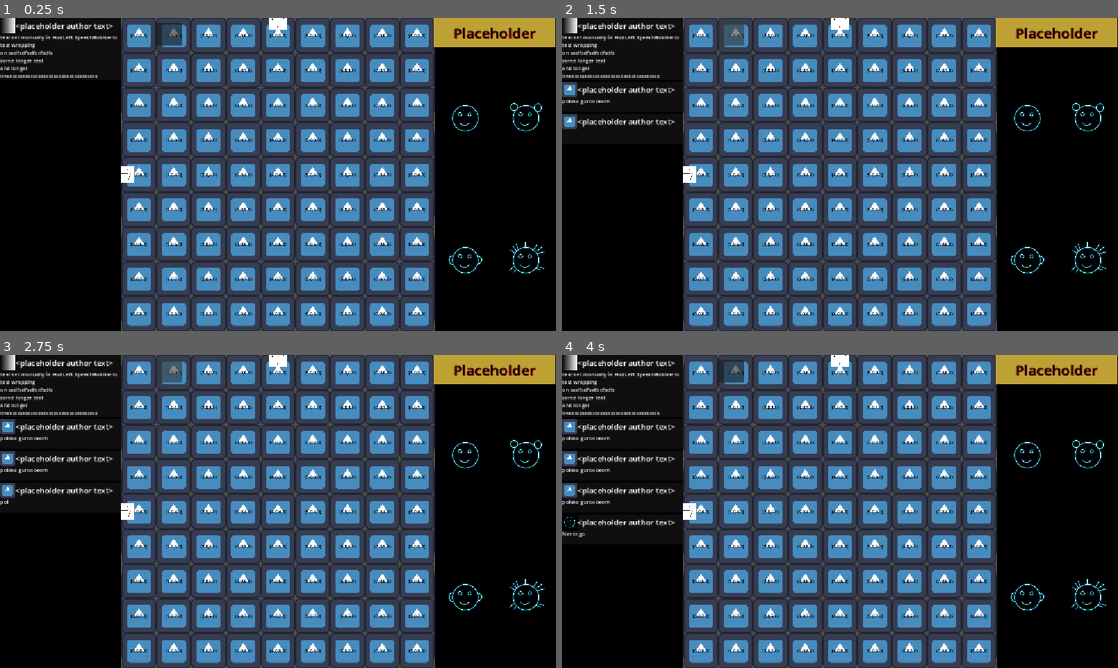
Above: before the commit, frames 1-4 (two rows, left to right).
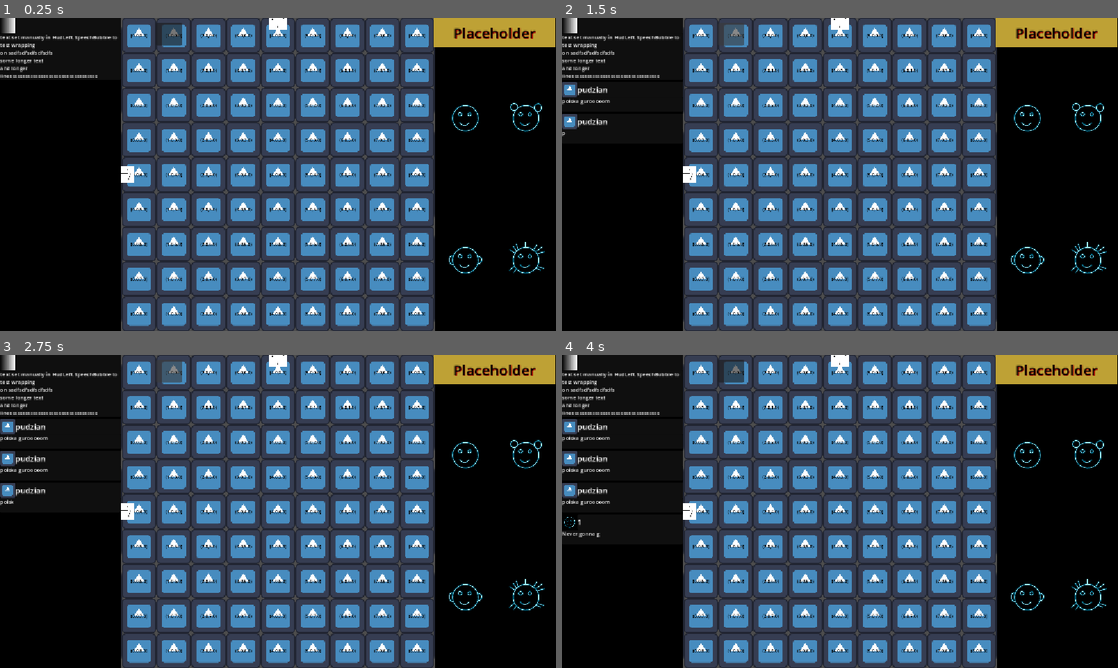
Above: after the commit, the same moments.

Repository: Wallted/ldjam-60
Game: Godot game, scene res://main.tscn
The game is run twice, just before and just after one commit, with the same random seed, the same clock (stepped at 60 frames per second) and the same inputs. The engine's default icon, where the game draws it, is replaced by a stand-in: a white triangle on a blue panel in a dark square.
Inputs (mouse positions are in pixels of both pictures, inside the frame that each line leads up to):
- Up to frame 1 (0.25 s): no input
- Up to frame 2 (1.5 s): click (728, 33) at 0.5 s; click (728, 33) at 1.25 s
- Up to frame 3 (2.75 s): click (166, 370) at 2 s
- Up to frame 4 (4 s): tap Enter at 2.75 s; move the mouse to (634, 408) at 2.77 s; hold 1 (speak_1) 2.78-3.53 s; click (634, 408) at 2.92 s; move the mouse to (634, 511) at 3.52 s; tap 2 (speak_2) at 3.6 s; click (634, 511) at 3.67 s

The runs differ from the first frame. In frame 1, 0.2% of the frame differs, in the area x 2-21%, y 1-5%; in frame 2, 0.7%; in frame 3, 0.9%; in frame 4, 1.1%, in the area x 2-21%, y 1-59%.

Commit message:
fix bubble message author

Diff:
--- a/game/game.gd
+++ b/game/game.gd
@@ -31,7 +31,7 @@
 
 
 func _on_message_sent(author: String, message: String) -> void:
-	send_message(author, message, 3.0)
+	send_message(author, message, 2.0)
 
 func _on_hud_left_test_button_pressed(author: String, message: String) -> void:
-	send_message(author, message, 3.0)
+	send_message(author, message, 2.0)
--- a/speech_bubble/speech_bubble.gd
+++ b/speech_bubble/speech_bubble.gd
@@ -4,15 +4,20 @@
 
 @onready var text_container: PanelContainer = $TextContainer
 @onready var text_node: RichTextLabel = $TextContainer/Text
+@onready var author_node: RichTextLabel = $AuthorContainer/Author
 
 @onready var avatar: TextureRect = $Avatar
+@export var duration: float = 0.0
 
-@export var author = '<placeholder author>'
+@export_multiline var author: String = '<placeholder author>':
+	set(value):
+		author = value
+		$AuthorContainer/Author.text = value
+
 @export_multiline var text: String = '<placeholder text>':
 	set(value):
 		text = value
 		$TextContainer/Text.text = value
-@export var duration: float = 0.0
 
 func _process(delta: float) -> void:
 	if duration:
